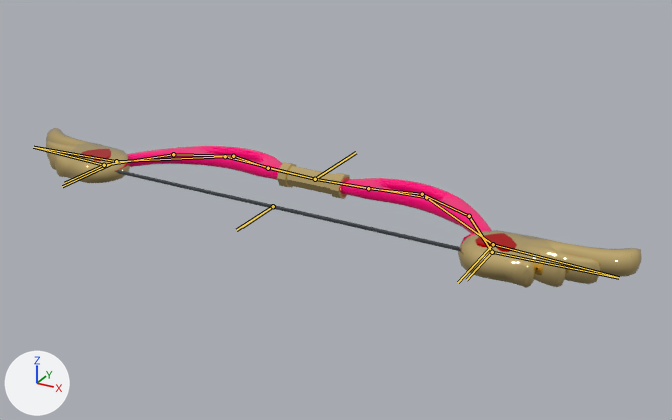
The Blender file webar/assets/bow_anim05.blend, before and after one commit.
Rendered twice from a 50 mm lens placed at (11.43, -19.65, 9.08), pointed at (1.3, -1.23, -0.13). Lighting does not change. The marker at lower left points along +X, +Y and +Z. The bones that bend it are drawn over the model as lines.

Objects in the first picture: 'Bow'.
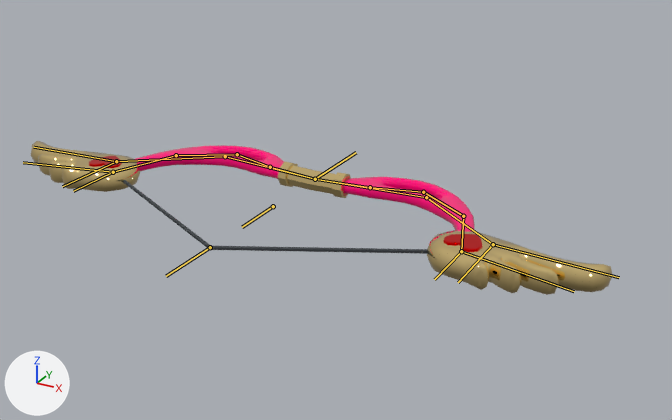
The newer file adds an action. The first version stands in its rest pose; the second is drawn at frame 10 of the action 'fullshot.001'.

The edits, one by one:
Bone 'String' (bone_string) moves from (0.0, 0.0, 0.0) to (0.0, 2.6, 0.0).

Where the change shows, as pixel boxes (x1, y1, x2, y2) in the pictures (672 x 420 px):
'Bow', posed: before (46, 128, 642, 288); after (31, 141, 612, 295)
bone 'String', root to tip: before (273, 206) to (236, 230); after (210, 247) to (166, 276)
